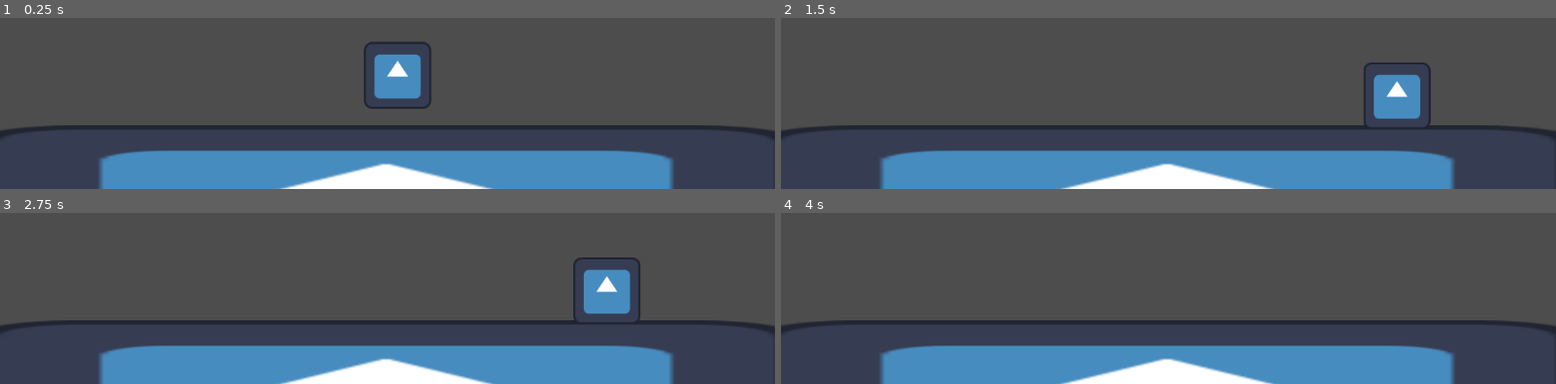
Above: before the commit, frames 1-4 (two rows, left to right).
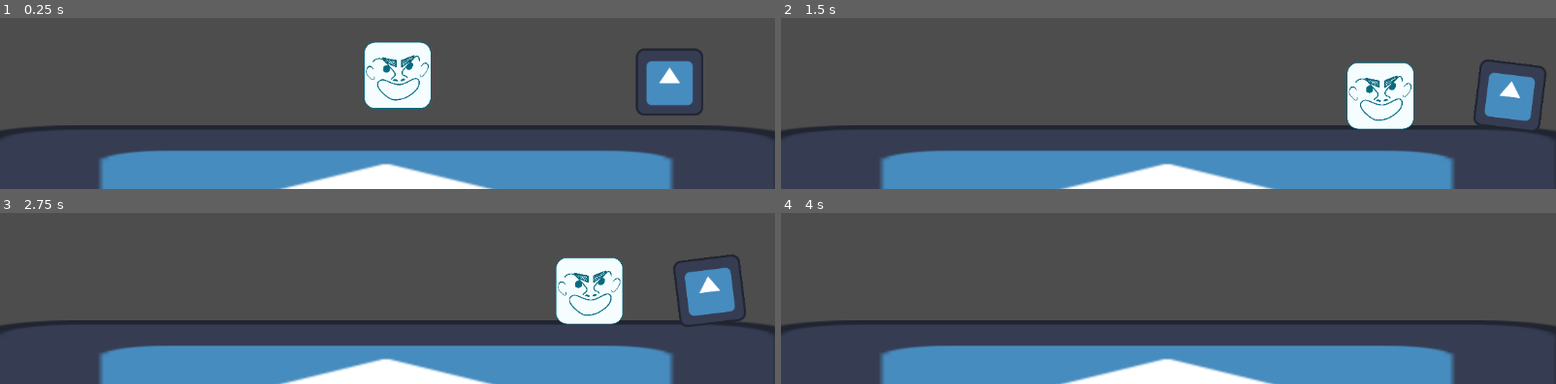
Above: after the commit, the same moments.

Repository: jkkivenko/james-gam-249
Game: Godot game, scene res://game.tscn
Two runs of this game, one before a commit and one after it. Both use one fixed random seed, a clock stepped at 60 frames per second and the inputs below. The engine's default icon, where the game draws it, is replaced by a stand-in: a white triangle on a blue panel in a dark square.
Inputs:
- Up to frame 1 (0.25 s): no input
- Up to frame 2 (1.5 s): hold D (Move Right) 0.53-1.28 s; hold Right (Swing Clockwise) 0.53-1.28 s; hold A (Move Left) from 1.28 s (still down); tap Left (Swing Counterclockwise) at 1.35 s
- Up to frame 3 (2.75 s): release A (Move Left) at 2.03 s; hold D (Move Right) from 2.03 s (still down); hold Right (Swing Clockwise) from 2.03 s (still down)
- Up to frame 4 (4 s): release Right (Swing Clockwise) at 2.78 s; tap Left (Swing Counterclockwise) at 2.85 s; release D (Move Right) at 3.53 s; hold A (Move Left) from 3.53 s (still down); hold Right (Swing Clockwise) from 3.53 s (still down)

The runs differ from the first frame. In frame 1, 5.4% of the frame differs, in the area x 46-91%, y 13-58%; in frame 2, 5.6%; in frame 3, 5.6%, in the area x 71-97%, y 24-67%; in frame 4, nothing differs.

Commit message:
Basic Enemy Complete

Diff:
--- /dev/null
+++ b/Scripts/enemy.gd
@@ -0,0 +1,44 @@
+class_name Enemy extends RigidBody2D
+
+enum movement_types { CONTINUOUS }
+enum animation_types { DOBEDOBEDOBEDO }
+
+const dobedobedobedo_angle = 7
+
+@export var animation_fps: float = 1.5
+@export var animation_type: animation_types = animation_types.DOBEDOBEDOBEDO
+@onready var seconds_per_frame = 1 / animation_fps
+var animation_timer: float = 0.0
+var animation_state: int = 0
+
+@export var movement_force_magnitude: float = 150.0
+@export var max_movement_speed: float = 75.0
+@export var movement_type: movement_types = movement_types.CONTINUOUS
+
+func enemy_move(_delta):
+	if movement_type == movement_types.CONTINUOUS:
+		var movement_direction: float = sign(GameManager.player.global_position.x - global_position.x)
+		if (abs(linear_velocity.x) < max_movement_speed):
+			apply_force(Vector2(movement_force_magnitude * movement_direction, 0.0))
+
+func enemy_animate(_delta):
+	if animation_type == animation_types.DOBEDOBEDOBEDO:
+		if abs(linear_velocity.x) < 20:
+			$Sprite2D.rotation_degrees = 0
+			return
+
+		animation_timer += _delta
+		if animation_timer > seconds_per_frame:
+			animation_state *= -1
+			$Sprite2D.rotation_degrees = animation_state * dobedobedobedo_angle
+			animation_timer = 0
+
+func _ready():
+	if animation_type == animation_types.DOBEDOBEDOBEDO:
+		animation_state = 1
+
+func _process(_delta: float):
+	enemy_animate(_delta)
+
+func _physics_process(_delta):
+	enemy_move(_delta)
--- /dev/null
+++ b/Scripts/game_manager.gd
@@ -0,0 +1,3 @@
+extends Node
+
+var player: PlayerController
--- a/game.tscn
+++ b/game.tscn
@@ -1,7 +1,9 @@
-[gd_scene load_steps=6 format=3 uid="uid://dh21wubx1odjb"]
+[gd_scene load_steps=8 format=3 uid="uid://dh21wubx1odjb"]
 
 [ext_resource type="Texture2D" uid="uid://vsh53w0kddj4" path="res://icon.svg" id="1_80nbo"]
 [ext_resource type="Script" uid="uid://c7nur06hfx4mf" path="res://player_controller.gd" id="2_e2o6t"]
+[ext_resource type="Texture2D" uid="uid://d1hiuc0dcaa7n" path="res://art/protag.png" id="3_fc0e3"]
+[ext_resource type="Script" uid="uid://cgciptackg8nh" path="res://Scripts/enemy.gd" id="3_feb5d"]
 
 [sub_resource type="RectangleShape2D" id="RectangleShape2D_e2o6t"]
 size = Vector2(1234, 191)
@@ -36,5 +38,20 @@
 shape = SubResource("RectangleShape2D_80nbo")
 
 [node name="Sprite2D" type="Sprite2D" parent="Player"]
+scale = Vector2(0.237, 0.237)
+texture = ExtResource("3_fc0e3")
+
+[node name="Enemy" type="RigidBody2D" parent="."]
+position = Vector2(1016, 460)
+mass = 0.1
+physics_material_override = SubResource("PhysicsMaterial_e2o6t")
+lock_rotation = true
+script = ExtResource("3_feb5d")
+
+[node name="CollisionShape2D" type="CollisionShape2D" parent="Enemy"]
+shape = SubResource("RectangleShape2D_80nbo")
+
+[node name="Sprite2D" type="Sprite2D" parent="Enemy"]
+rotation = 3.14159
 scale = Vector2(0.7813, 0.7813)
 texture = ExtResource("1_80nbo")
--- a/player_controller.gd
+++ b/player_controller.gd
@@ -1,8 +1,11 @@
-extends RigidBody2D
+class_name PlayerController extends RigidBody2D
 
 @export var movement_force_magnitude: float = 300.0
 @export var max_movement_speed: float = 200.0
 @export var bonus_friction_force_magnitude: float = 100.0
+
+func _ready():
+	GameManager.player = self
 
 func _physics_process(_delta):
 	if Input.is_action_pressed('Move Left') && linear_velocity.x > -max_movement_speed:
--- a/project.godot
+++ b/project.godot
@@ -14,6 +14,10 @@
 run/main_scene="uid://dh21wubx1odjb"
 config/features=PackedStringArray("4.4", "Forward Plus")
 config/icon="res://icon.svg"
+
+[autoload]
+
+GameManager="*res://Scripts/game_manager.gd"
 
 [input]
 
Not shown, added: art/ground_sprites.png.import
Not shown, added: art/protag.png.import
